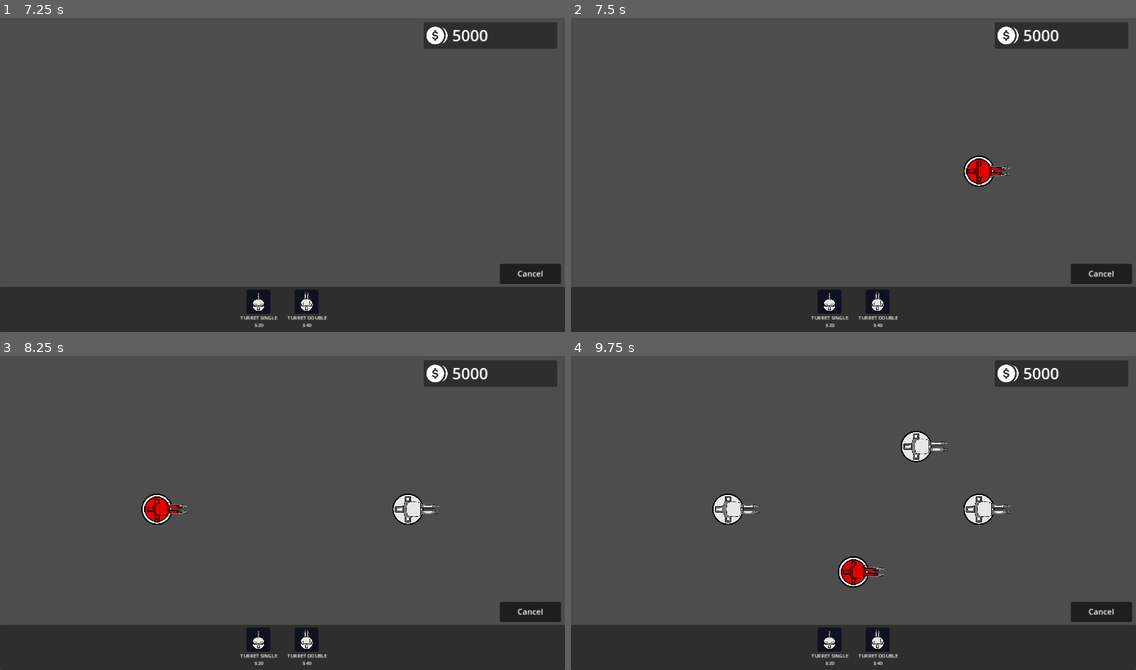
Above: before the commit, frames 1-4 (two rows, left to right).
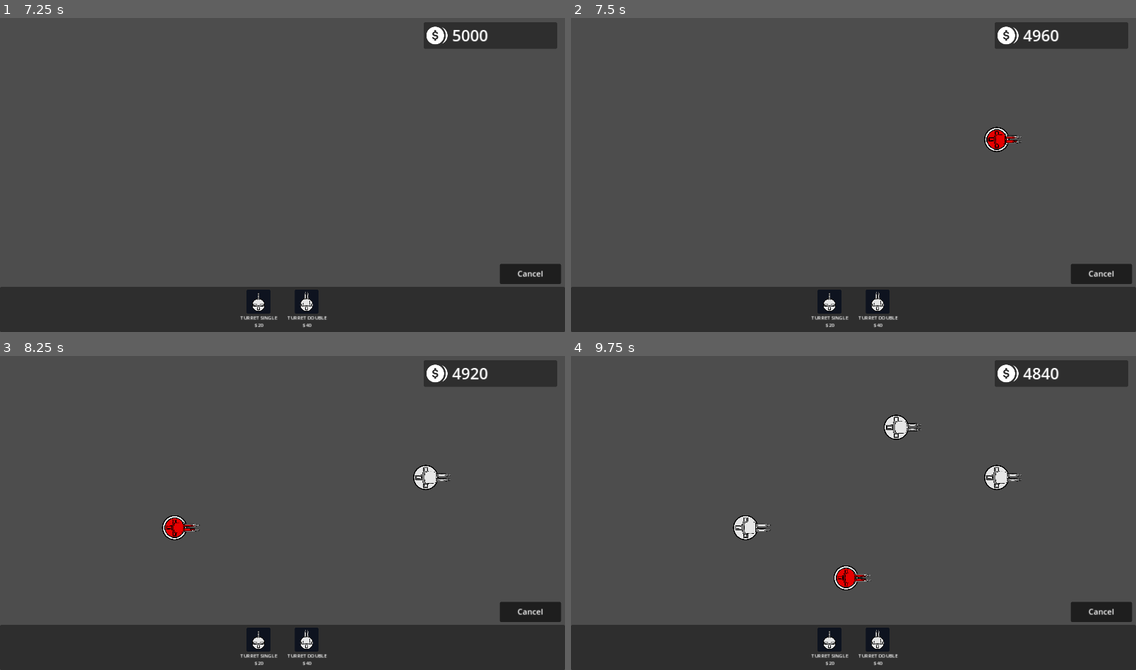
Above: after the commit, the same moments.

Repository: AdilDevStuff/TheLastGameJam2023
Game: Godot game, scene res://Scenes/World.tscn
Same seed, same stepped clock (60 frames per second), same inputs: the game is played once before the commit and once after it. The engine's default icon, where the game draws it, is replaced by a stand-in: a white triangle on a blue panel in a dark square.
Inputs (mouse positions are in pixels of both pictures, inside the frame that each line leads up to):
- Up to frame 1 (7.25 s): click "Build" at 0.5 s; click (259, 300) at 1.25 s; click (259, 300) at 2 s; click (305, 300) at 2.75 s; click (305, 300) at 3.5 s; click (259, 300) at 4.25 s; click (305, 300) at 5 s; click "Cancel" at 5.75 s; click "Build" at 6.5 s
- Up to frame 2 (7.5 s): tap Enter at 7.25 s; move the mouse to (977, 156) at 7.27 s; click (977, 156) at 7.35 s
- Up to frame 3 (8.25 s): tap Space at 8 s; move the mouse to (169, 525) at 8.02 s; click (169, 525) at 8.1 s
- Up to frame 4 (9.75 s): tap Enter at 8.75 s; move the mouse to (910, 440) at 8.77 s; click (910, 440) at 8.85 s; tap Space at 9.5 s; move the mouse to (825, 575) at 9.52 s; click (825, 575) at 9.6 s

Frame 1 is identical in both runs. In frame 2, 0.9% of the frame differs, in the area x 69-85%, y 3-54%; in frame 3, 1.7%; in frame 4, 3.0%, in the area x 25-85%, y 3-75%.

Commit message:
Cash Deduction When Building Units

Diff:
--- a/Scenes/Bullets/DoubleTurret.tscn
+++ b/Scenes/Bullets/DoubleTurret.tscn
@@ -10,6 +10,10 @@
 
 [node name="DoubleTurret" instance=ExtResource("1_larht")]
 script = ExtResource("2_thkuu")
+health = 40.0
+damage = 20.0
+fire_rate = 1.0
+price = 40.0
 
 [node name="Sprite2D" parent="." index="0"]
 scale = Vector2(0.25, 0.25)
--- a/Scenes/Units/SingleTurret.tscn
+++ b/Scenes/Units/SingleTurret.tscn
@@ -12,6 +12,10 @@
 [node name="SingleTurret" node_paths=PackedStringArray("muzzle") instance=ExtResource("1_x6qwa")]
 script = ExtResource("2_c2l4t")
 muzzle = NodePath("Barrel")
+health = 20.0
+damage = 20.0
+fire_rate = 1.0
+price = 20.0
 bullet_scene = ExtResource("3_y7kef")
 
 [node name="Sprite2D" parent="." index="0"]
--- a/Scenes/World.tscn
+++ b/Scenes/World.tscn
@@ -165,7 +165,7 @@
 anchor_right = 1.0
 anchor_bottom = 1.0
 offset_top = 660.0
-offset_right = 2304.0
+offset_right = 3456.0
 offset_bottom = 752.0
 grow_horizontal = 2
 grow_vertical = 0
@@ -211,6 +211,10 @@
 "": SubResource("AnimationLibrary_mm0c0")
 }
 
+[node name="Camera2D" type="Camera2D" parent="."]
+position = Vector2(723, 406)
+zoom = Vector2(0.8, 0.8)
+
 [connection signal="pressed" from="UserInterface/GameUI/ItemsBar/MarginContainer/ItemSlots/SingleTurretBtn" to="BuildSystem" method="_on_item_btn_pressed" binds= [0]]
 [connection signal="pressed" from="UserInterface/GameUI/ItemsBar/MarginContainer/ItemSlots/DoubleTurretBtn" to="BuildSystem" method="_on_item_btn_pressed" binds= [1]]
 [connection signal="toggled" from="UserInterface/GameUI/BuildModeBtn" to="UserInterface/GameUI" method="_on_build_mode_btn_toggled"]
--- a/Scripts/BuildSystem.gd
+++ b/Scripts/BuildSystem.gd
@@ -21,7 +21,7 @@
 	set_indicator_color()
 
 	if Global.is_in_build_mode and !Global.mouse_on_gui:
-		if Input.is_action_just_pressed("Build"):
+		if Input.is_action_just_pressed("Build") and Global.coins > 0:
 			spawn_obj(placeable_units[Global.unit_idx])
 		if Input.is_action_just_pressed("Remove"):
 			remove_obj()
@@ -36,6 +36,7 @@
 		var obj_instance = obj_to_spawn.instantiate()
 		obj_instance.position = snap_to_grid(get_global_mouse_position())
 		spawned_units.add_child(obj_instance)
+		Global.coins -= obj_instance.price
 
 func remove_obj():
 	for unit in get_spawned_units():
--- a/Scripts/DoubleTurret.gd
+++ b/Scripts/DoubleTurret.gd
@@ -1 +1 @@
-extends Area2D
+extends Units
--- a/Scripts/SingleTurret.gd
+++ b/Scripts/SingleTurret.gd
@@ -1,17 +1 @@
 extends Units
-
-@export var muzzle: Node2D
-var is_alarmed: bool = false
-
-@onready var enemy = get_tree().get_first_node_in_group("Enemies")
-
-func _process(_delta: float) -> void:
-	if is_alarmed:
-		muzzle.look_at(enemy.position)
-		muzzle.rotation_degrees = wrapf(muzzle.rotation_degrees, -360, 360)
-	else:
-		muzzle.rotation = lerpf(muzzle.rotation, 0, 0.2)
-
-func _on_area_entered(area: Area2D) -> void:
-	if area.is_in_group("Enemies"):
-		is_alarmed = true
--- a/project.godot
+++ b/project.godot
@@ -26,6 +26,7 @@
 
 [editor]
 
+movie_writer/movie_file="E:/Sample.avi"
 naming/scene_name_casing=1
 
 [input]
